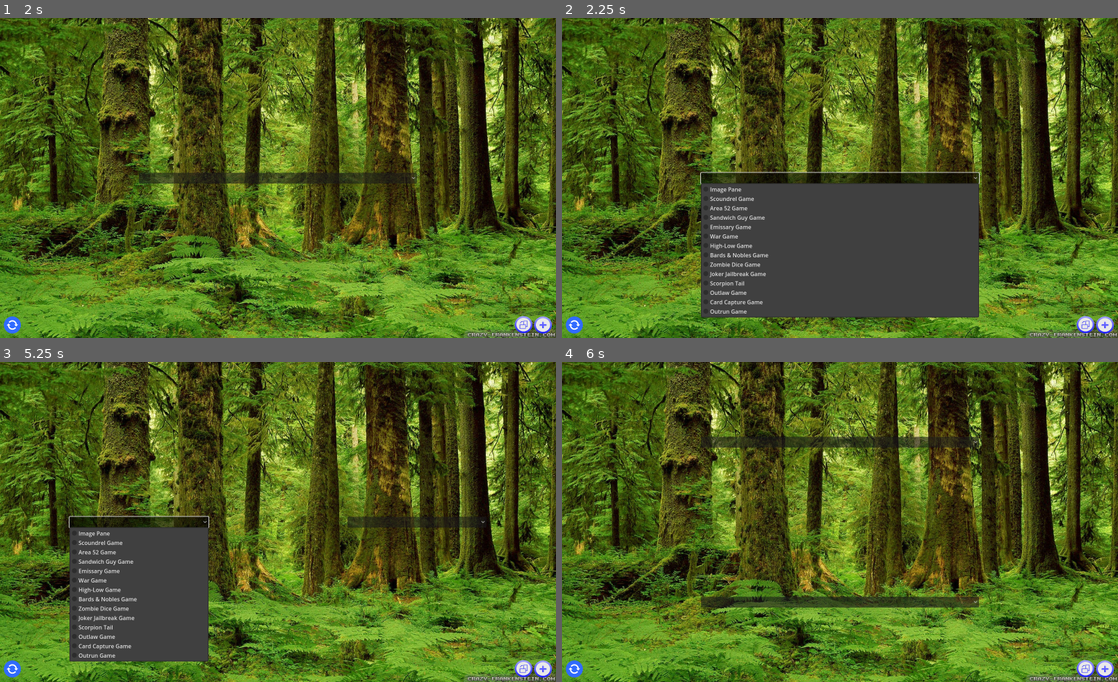
Above: before the commit, frames 1-4 (two rows, left to right).
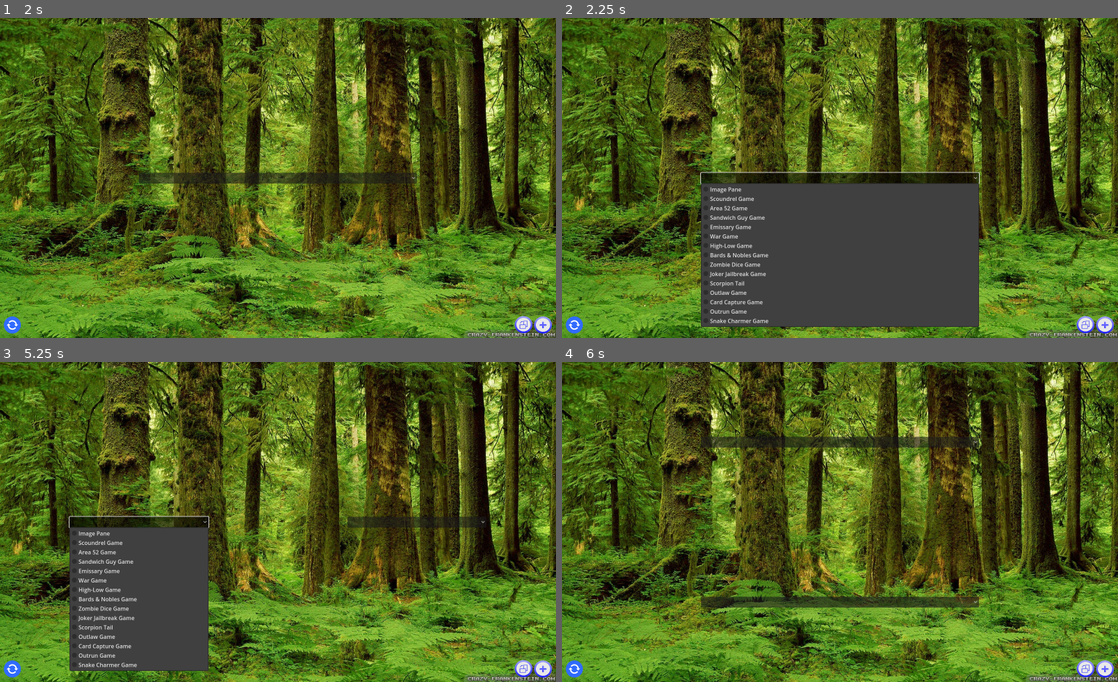
Above: after the commit, the same moments.

Repository: bcgardner2012/multipane
Game: Godot game, scene res://scenes/main.tscn
Same seed, same stepped clock (60 frames per second), same inputs: the game is played once before the commit and once after it.
Inputs (mouse positions are in pixels of both pictures, inside the frame that each line leads up to):
- Up to frame 1 (2 s): click (522, 325) at 0.5 s; click (544, 325) at 1.25 s
- Up to frame 2 (2.25 s): click (840, 178) at 2 s
- Up to frame 3 (5.25 s): click (278, 522) at 2.75 s; click (522, 669) at 3.5 s; click (544, 669) at 4.25 s; click (139, 522) at 5.02 s
- Up to frame 4 (6 s): click (1084, 669) at 5.75 s

Frame 1 is identical in both runs. In frame 2, 1.5% of the frame differs, in the area x 25-75%, y 93-97%; in frame 3, 0.8%; in frame 4, nothing differs.

Commit message:
add snake charmer

Diff:
--- a/scenes/pane.tscn
+++ b/scenes/pane.tscn
@@ -41,6 +41,7 @@
 [ext_resource type="Script" uid="uid://b80748isileax" path="res://scripts/card_capture_game_plug.gd" id="13_ooiuq"]
 [ext_resource type="Texture2D" uid="uid://cv5px3rxkku6y" path="res://assets/unlinked.png" id="14_lpq5f"]
 [ext_resource type="Script" uid="uid://cbp0u0cpv7k5p" path="res://scripts/outrun_game_plug.gd" id="14_o7dbf"]
+[ext_resource type="Script" uid="uid://ciffps4tw24ab" path="res://scripts/snake_charmer_game_plug.gd" id="15_iekp8"]
 [ext_resource type="Script" uid="uid://dvu4sciwxhw4c" path="res://scripts/hotlinker.gd" id="15_xq7uq"]
 [ext_resource type="Texture2D" uid="uid://05gyxubk1pn6" path="res://assets/linked.png" id="16_bcyca"]
 [ext_resource type="Script" uid="uid://d571nsxmjowr" path="res://scripts/control_holder.gd" id="30_xrk25"]
@@ -113,6 +114,10 @@
 
 [node name="OutrunGamePlug" type="Node" parent="." node_paths=PackedStringArray("portrait")]
 script = ExtResource("14_o7dbf")
+portrait = NodePath("../PortraitHolder/Portrait")
+
+[node name="SnakeCharmerGamePlug" type="Node" parent="." node_paths=PackedStringArray("portrait")]
+script = ExtResource("15_iekp8")
 portrait = NodePath("../PortraitHolder/Portrait")
 
 [node name="SuitIcon" type="TextureRect" parent="."]
--- a/scenes/pane_selector_pane.tscn
+++ b/scenes/pane_selector_pane.tscn
@@ -21,7 +21,7 @@
 offset_bottom = 10.0
 grow_horizontal = 2
 grow_vertical = 2
-item_count = 14
+item_count = 15
 popup/item_0/text = "Image Pane"
 popup/item_0/id = 0
 popup/item_1/text = "Scoundrel Game"
@@ -50,6 +50,8 @@
 popup/item_12/id = 12
 popup/item_13/text = "Outrun Game"
 popup/item_13/id = 13
+popup/item_14/text = "Snake Charmer Game"
+popup/item_14/id = 14
 script = ExtResource("1_croqb")
 
 [connection signal="item_selected" from="PaneSelector" to="PaneSelector" method="_on_item_selected"]
--- /dev/null
+++ b/scenes/snake_charmer_game.tscn
@@ -0,0 +1,379 @@
+[gd_scene load_steps=14 format=3 uid="uid://b51sk2cnr246l"]
+
+[ext_resource type="Script" uid="uid://caviucel3nj8v" path="res://scripts/snake_charmer_game_pane.gd" id="1_r8ane"]
+[ext_resource type="Script" uid="uid://bh0bp3kckk80x" path="res://scripts/snake_charmer_game_player.gd" id="1_ubm8x"]
+[ext_resource type="Texture2D" uid="uid://ckm2mt5k1ga8s" path="res://assets/notes.png" id="1_yeqn8"]
+[ext_resource type="Texture2D" uid="uid://mf8do06mku8p" path="res://assets/broadcast.png" id="2_xpwmi"]
+[ext_resource type="Texture2D" uid="uid://bcbdvvxpyw64h" path="res://assets/cancel.png" id="3_u3x8p"]
+[ext_resource type="Script" uid="uid://b5liexi4o5qrg" path="res://scripts/notes.gd" id="4_8svoe"]
+[ext_resource type="Texture2D" uid="uid://cs7voro0nc8le" path="res://assets/snake.png" id="4_xpwmi"]
+[ext_resource type="Texture2D" uid="uid://dj3rxluc7rrno" path="res://assets/running man white.png" id="5_u3x8p"]
+[ext_resource type="PackedScene" uid="uid://b2vbyy4hg2ko7" path="res://scenes/d6.tscn" id="7_hxdtu"]
+[ext_resource type="Script" uid="uid://bi34c66mh8d6a" path="res://scripts/snake_charmer_warnings_holder.gd" id="9_hxdtu"]
+
+[sub_resource type="LabelSettings" id="LabelSettings_ubm8x"]
+font_size = 24
+font_color = Color(1, 0, 0, 1)
+
+[sub_resource type="LabelSettings" id="LabelSettings_r8ane"]
+font_size = 24
+font_color = Color(0, 0, 1, 1)
+
+[sub_resource type="LabelSettings" id="LabelSettings_r38xn"]
+font_size = 24
+font_color = Color(0, 1, 0, 1)
+
+[node name="SnakeCharmerGame" type="Control"]
+layout_mode = 3
+anchors_preset = 15
+anchor_right = 1.0
+anchor_bottom = 1.0
+grow_horizontal = 2
+grow_vertical = 2
+script = ExtResource("1_r8ane")
+
+[node name="SnakeCharmerGamePlayer" type="Node" parent="." node_paths=PackedStringArray("snake_die", "red_die", "blue_die", "green_die", "red_label", "blue_label", "green_label", "red_man", "blue_man", "green_man")]
+script = ExtResource("1_ubm8x")
+snake_die = NodePath("../PlayArea/Snake/D6")
+red_die = NodePath("../PlayArea/RedDice/D6")
+blue_die = NodePath("../PlayArea/BlueDice/D6")
+green_die = NodePath("../PlayArea/GreenDice/D6")
+red_label = NodePath("../PlayArea/RedMan/Label")
+blue_label = NodePath("../PlayArea/BlueMan/Label")
+green_label = NodePath("../PlayArea/GreenMan/Label")
+red_man = NodePath("../PlayArea/RedMan")
+blue_man = NodePath("../PlayArea/BlueMan")
+green_man = NodePath("../PlayArea/GreenMan")
+
+[node name="Toolbar" type="FoldableContainer" parent="."]
+layout_mode = 1
+anchors_preset = -1
+anchor_left = 1.0
+anchor_right = 1.0
+anchor_bottom = 0.89400005
+offset_left = -67.0
+offset_bottom = 1.6879883
+grow_horizontal = 0
+grow_vertical = 2
+mouse_filter = 1
+title = "Tools"
+
+[node name="VBoxContainer" type="VBoxContainer" parent="Toolbar"]
+layout_mode = 2
+mouse_filter = 2
+
+[node name="NotesTool" type="TextureRect" parent="Toolbar/VBoxContainer"]
+layout_mode = 2
+texture = ExtResource("1_yeqn8")
+expand_mode = 4
+stretch_mode = 4
+
+[node name="BroadcastTool" type="TextureRect" parent="Toolbar/VBoxContainer"]
+layout_mode = 2
+texture = ExtResource("2_xpwmi")
+expand_mode = 4
+stretch_mode = 4
+
+[node name="CloseTool" type="TextureRect" parent="Toolbar/VBoxContainer"]
+layout_mode = 2
+texture = ExtResource("3_u3x8p")
+expand_mode = 4
+stretch_mode = 4
+
+[node name="PlayArea" type="Control" parent="."]
+layout_mode = 1
+anchor_left = 0.2
+anchor_right = 0.9
+anchor_bottom = 1.0
+
+[node name="Snake" type="TextureRect" parent="PlayArea"]
+layout_mode = 1
+anchors_preset = 4
+anchor_top = 0.5
+anchor_bottom = 0.5
+offset_top = -63.0
+offset_right = 126.0
+offset_bottom = 63.0
+grow_vertical = 2
+texture = ExtResource("4_xpwmi")
+expand_mode = 1
+stretch_mode = 5
+
+[node name="D6" parent="PlayArea/Snake" instance=ExtResource("7_hxdtu")]
+visible = false
+layout_mode = 1
+anchors_preset = -1
+anchor_left = 0.0
+anchor_right = 0.0
+offset_left = 43.0
+offset_top = 74.0
+offset_right = 75.0
+offset_bottom = 114.0
+grow_horizontal = 1
+
+[node name="RedMan" type="TextureRect" parent="PlayArea"]
+modulate = Color(1, 0, 0, 1)
+layout_mode = 1
+anchors_preset = -1
+anchor_top = 0.5
+anchor_bottom = 0.5
+offset_left = 255.0
+offset_top = -212.0
+offset_right = 339.0
+offset_bottom = -128.0
+grow_vertical = 2
+texture = ExtResource("5_u3x8p")
+expand_mode = 1
+stretch_mode = 5
+flip_h = true
+
+[node name="Label" type="Label" parent="PlayArea/RedMan"]
+layout_mode = 1
+anchors_preset = 8
+anchor_left = 0.5
+anchor_top = 0.5
+anchor_right = 0.5
+anchor_bottom = 0.5
+offset_left = -20.0
+offset_top = -67.0
+offset_right = 20.0
+offset_bottom = -44.0
+grow_horizontal = 2
+grow_vertical = 2
+text = "3"
+horizontal_alignment = 1
+
+[node name="BlueMan" type="TextureRect" parent="PlayArea"]
+modulate = Color(0, 0, 1, 1)
+layout_mode = 1
+anchors_preset = -1
+anchor_top = 0.5
+anchor_bottom = 0.5
+offset_left = 254.0
+offset_top = -30.0
+offset_right = 338.0
+offset_bottom = 54.0
+grow_vertical = 2
+texture = ExtResource("5_u3x8p")
+expand_mode = 1
+stretch_mode = 5
+flip_h = true
+
+[node name="Label" type="Label" parent="PlayArea/BlueMan"]
+layout_mode = 1
+anchors_preset = 8
+anchor_left = 0.5
+anchor_top = 0.5
+anchor_right = 0.5
+anchor_bottom = 0.5
+offset_left = -20.0
+offset_top = -67.0
+offset_right = 20.0
+offset_bottom = -44.0
+grow_horizontal = 2
+grow_vertical = 2
+text = "3"
+horizontal_alignment = 1
+
+[node name="GreenMan" type="TextureRect" parent="PlayArea"]
+modulate = Color(0, 0.8117647, 0, 1)
+layout_mode = 1
+anchors_preset = -1
+anchor_top = 0.5
+anchor_bottom = 0.5
+offset_left = 257.0
+offset_top = 140.0
+offset_right = 341.0
+offset_bottom = 224.0
+grow_vertical = 2
+texture = ExtResource("5_u3x8p")
+expand_mode = 1
+stretch_mode = 5
+flip_h = true
+
+[node name="Label" type="Label" parent="PlayArea/GreenMan"]
+layout_mode = 1
+anchors_preset = 8
+anchor_left = 0.5
+anchor_top = 0.5
+anchor_right = 0.5
+anchor_bottom = 0.5
+offset_left = -20.0
+offset_top = -67.0
+offset_right = 20.0
+offset_bottom = -44.0
+grow_horizontal = 2
+grow_vertical = 2
+text = "3"
+horizontal_alignment = 1
+
+[node name="RedDice" type="Control" parent="PlayArea"]
+layout_mode = 1
+anchors_preset = 4
+anchor_top = 0.5
+anchor_bottom = 0.5
+offset_left = 181.0
+offset_top = -174.0
+offset_right = 181.0
+offset_bottom = -174.0
+grow_horizontal = 2
+grow_vertical = 2
+
+[node name="D6" parent="PlayArea/RedDice" instance=ExtResource("7_hxdtu")]
+visible = false
+modulate = Color(1, 0.4117647, 0.53333336, 1)
+layout_mode = 0
+anchors_preset = 0
+anchor_left = 0.0
+anchor_top = 0.0
+anchor_right = 0.0
+anchor_bottom = 0.0
+offset_left = 0.0
+offset_top = 0.0
+offset_right = 32.0
+offset_bottom = 40.0
+grow_horizontal = 1
+grow_vertical = 1
+
+[node name="BlueDice" type="Control" parent="PlayArea"]
+layout_mode = 1
+anchors_preset = 4
+anchor_top = 0.5
+anchor_bottom = 0.5
+offset_left = 175.0
+offset_right = 175.0
+grow_horizontal = 2
+grow_vertical = 2
+
+[node name="D6" parent="PlayArea/BlueDice" instance=ExtResource("7_hxdtu")]
+visible = false
+modulate = Color(0.36862746, 0.77254903, 0.7882353, 1)
+layout_mode = 0
+anchors_preset = 0
+anchor_left = 0.0
+anchor_top = 0.0
+anchor_right = 0.0
+anchor_bottom = 0.0
+offset_left = 0.0
+offset_top = 0.0
+offset_right = 32.0
+offset_bottom = 40.0
+grow_horizontal = 1
+grow_vertical = 1
+
+[node name="GreenDice" type="Control" parent="PlayArea"]
+layout_mode = 1
+anchors_preset = 4
+anchor_top = 0.5
+anchor_bottom = 0.5
+offset_left = 171.0
+offset_top = 174.0
+offset_right = 171.0
+offset_bottom = 174.0
+grow_horizontal = 2
+grow_vertical = 2
+
+[node name="D6" parent="PlayArea/GreenDice" instance=ExtResource("7_hxdtu")]
+visible = false
+modulate = Color(0.21568628, 0.8392157, 0.32941177, 1)
+layout_mode = 0
+anchors_preset = 0
+anchor_left = 0.0
+anchor_top = 0.0
+anchor_right = 0.0
+anchor_bottom = 0.0
+offset_left = 0.0
+offset_top = 0.0
+offset_right = 32.0
+offset_bottom = 40.0
+grow_horizontal = 1
+grow_vertical = 1
+
+[node name="Notes" type="TextEdit" parent="."]
+layout_mode = 1
+anchors_preset = -1
+anchor_left = 0.005
+anchor_top = 0.15
+anchor_right = 0.18
+anchor_bottom = 0.9
+offset_right = 8.0
+grow_vertical = 2
+text = "Instructions:
+- Click the snake to start
+- The game will proceed
+automatically because it is 100%
+luck based.
+- At the start of each round, the
+snake will roll its die. The players
+all try to roll this number next.
+- Players who match the snake's roll
+move close to the snake, others are
+out of the round.
+- In case of a tie, the tying players
+keep rolling until only 1 has  a
+match.
+- When only one player is near the
+snake, they may roll again. If they
+match the snake's roll while close to
+it, they capture the snake and win
+the game.
+- If the player is near the snake and
+rolls any number other than the
+snake's, it bites them, reducing
+their health by 1. After 3 bites, that
+player dies and is out of the game.
+- Last one standing also wins."
+placeholder_text = "Add any notes here..."
+script = ExtResource("4_8svoe")
+
+[node name="WarningsHolder" type="Control" parent="."]
+layout_mode = 1
+anchors_preset = 5
+anchor_left = 0.5
+anchor_right = 0.5
+offset_left = -20.0
+offset_right = 20.0
+offset_bottom = 40.0
+grow_horizontal = 2
+script = ExtResource("9_hxdtu")
+
+[node name="RedWon" type="Label" parent="WarningsHolder"]
+visible = false
+layout_mode = 1
+anchors_preset = -1
+offset_left = -200.0
+offset_right = 207.0
+offset_bottom = 34.0
+text = "Red Won!"
+label_settings = SubResource("LabelSettings_ubm8x")
+horizontal_alignment = 1
+
+[node name="BlueWon" type="Label" parent="WarningsHolder"]
+visible = false
+layout_mode = 1
+anchors_preset = -1
+offset_left = -200.0
+offset_right = 207.0
+offset_bottom = 34.0
+text = "Blue Won!"
+label_settings = SubResource("LabelSettings_r8ane")
+horizontal_alignment = 1
+
+[node name="GreenWon" type="Label" parent="WarningsHolder"]
+visible = false
+layout_mode = 1
+anchors_preset = -1
+offset_left = -200.0
+offset_right = 207.0
+offset_bottom = 34.0
+text = "Green Won!"
+label_settings = SubResource("LabelSettings_r38xn")
+horizontal_alignment = 1
+
+[connection signal="blue_won" from="SnakeCharmerGamePlayer" to="WarningsHolder" method="_on_snake_charmer_game_player_blue_won"]
+[connection signal="green_won" from="SnakeCharmerGamePlayer" to="WarningsHolder" method="_on_snake_charmer_game_player_green_won"]
+[connection signal="red_won" from="SnakeCharmerGamePlayer" to="WarningsHolder" method="_on_snake_charmer_game_player_red_won"]
+[connection signal="gui_input" from="Toolbar/VBoxContainer/NotesTool" to="Notes" method="_on_notes_tool_gui_input"]
+[connection signal="gui_input" from="Toolbar/VBoxContainer/BroadcastTool" to="." method="_on_broadcast_tool_gui_input"]
+[connection signal="gui_input" from="Toolbar/VBoxContainer/CloseTool" to="." method="_on_close_tool_gui_input"]
+[connection signal="gui_input" from="PlayArea/Snake" to="SnakeCharmerGamePlayer" method="_on_snake_gui_input"]
--- a/scripts/pane.gd
+++ b/scripts/pane.gd
@@ -82,6 +82,13 @@
 		ogp.attacked.connect($OutrunGamePlug.on_attacked)
 		ogp.captured.connect($OutrunGamePlug.on_captured)
 		ogp.game_started.connect($OutrunGamePlug.on_game_started)
+	elif from is SnakeCharmerGamePane:
+		var scgp = from as SnakeCharmerGamePane
+		scgp.player_bit.connect($SnakeCharmerGamePlug.on_player_bit)
+		scgp.player_lost.connect($SnakeCharmerGamePlug.on_player_lost)
+		scgp.player_trying_to_capture.connect($SnakeCharmerGamePlug.on_player_attempting_to_capture)
+		scgp.player_won.connect($SnakeCharmerGamePlug.on_player_won)
+		scgp.player_rolled.connect($SnakeCharmerGamePlug.on_player_rolled)
 
 func _on_suit_icon_tune_suit_channel(channel: int) -> void:
 	suit_channel = channel
--- a/scripts/pane_selector.gd
+++ b/scripts/pane_selector.gd
@@ -17,6 +17,7 @@
 const OUTLAW_GAME := 11
 const CARD_CAPTURE_GAME := 12
 const OUTRUN_GAME := 13
+const SNAKE_CHARMER_GAME := 14
 
 func _on_item_selected(index: int) -> void:
 	var panes_node = get_parent().get_parent()
@@ -48,6 +49,8 @@
 		panes_node.queue_add_card_capture_game_pane()
 	elif index == OUTRUN_GAME:
 		panes_node.queue_add_outrun_game_pane()
+	elif index == SNAKE_CHARMER_GAME:
+		panes_node.queue_add_snake_charmer_game_pane()
 
 	if index >= 0:
 		get_parent().free()
--- a/scripts/panes.gd
+++ b/scripts/panes.gd
@@ -21,6 +21,7 @@
 @onready var outlaw_game_scene = preload("res://scenes/outlaw_game.tscn")
 @onready var card_capture_game_scene = preload("res://scenes/card_capture_game.tscn")
 @onready var outrun_game_scene = preload("res://scenes/outrun_game.tscn")
+@onready var snake_charmer_game_scene = preload("res://scenes/snake_charmer_game.tscn")
 
 @onready var orientation = Orientation.PORTRAIT
 
@@ -39,6 +40,7 @@
 var should_add_outlaw_game_pane: bool
 var should_add_card_capture_game_pane: bool
 var should_add_outrun_game_pane: bool
+var should_add_snake_charmer_game_pane: bool
 
 func queue_add_image_pane() -> void:
 	should_add_image_pane = true
@@ -81,6 +83,9 @@
 
 func queue_add_outrun_game_pane() -> void:
 	should_add_outrun_game_pane = true
+
+func queue_add_snake_charmer_game_pane() -> void:
+	should_add_snake_charmer_game_pane = true
 
 func _add_pane(scene: Resource) -> void:
 	# we are designing with up to 4 panes in mind
@@ -134,6 +139,9 @@
 	elif should_add_outrun_game_pane:
 		_add_pane(outrun_game_scene)
 		should_add_outrun_game_pane = false
+	elif should_add_snake_charmer_game_pane:
+		_add_pane(snake_charmer_game_scene)
+		should_add_snake_charmer_game_pane = false
 
 	if childCount != get_child_count():
 		if childCount > get_child_count():
--- /dev/null
+++ b/scripts/snake_charmer_game_pane.gd
@@ -0,0 +1,8 @@
+extends GamePane
+class_name SnakeCharmerGamePane
+
+signal player_bit(index: int)
+signal player_lost(index: int)
+signal player_trying_to_capture(index: int)
+signal player_won(index: int)
+signal player_rolled(index: int)
--- /dev/null
+++ b/scripts/snake_charmer_game_player.gd
@@ -0,0 +1,195 @@
+extends Node
+class_name SnakeCharmerGamePlayer
+
+signal red_won()
+signal blue_won()
+signal green_won()
+
+const RED = 0
+const BLUE = 1
+const GREEN = 2
+
+@export var snake_die: D6
+@export var red_die: D6
+@export var blue_die: D6
+@export var green_die: D6
+@export var red_label: Label
+@export var blue_label: Label
+@export var green_label: Label
+@export var red_man: Control
+@export var blue_man: Control
+@export var green_man: Control
+
+var _game_started: bool
+
+var red_hp: int = 3
+var blue_hp: int = 3
+var green_hp: int = 3
+
+var snake_roll: int
+var red_roll: int
+var blue_roll: int
+var green_roll: int
+
+var red_active: bool = true
+var blue_active: bool = true
+var green_active: bool = true
+
+var _timer: float
+const TICK_RATE = 1.0 # seconds
+
+var _signals: SnakeCharmerGamePane
+
+# Called every frame. 'delta' is the elapsed time since the previous frame.
+func _process(delta: float) -> void:
+	if _game_started:
+		_timer += delta
+		if _timer >= TICK_RATE:
+			_timer = 0.0
+			_do_round()
+
+
+func _on_snake_gui_input(event: InputEvent) -> void:
+	if not _game_started and ClickHelper.is_left_click(event):
+		_signals = get_parent()
+		_game_started = true
+		_reroll_all_dice()
+
+func _reroll_all_dice() -> void:
+	snake_die.visible = true
+	if red_hp > 0:
+		red_die.visible = true
+		red_roll = red_die.roll()
+	if blue_hp > 0:
+		blue_die.visible = true
+		blue_roll = blue_die.roll()
+	if green_hp > 0:
+		green_die.visible = true
+		green_roll = green_die.roll()
+
+	snake_roll = snake_die.roll()
+
+func _do_round() -> void:
+	# if only 1 is active, we are close to the snake. This roll determines win.
+	if _only_red_active():
+		if red_roll != snake_roll:
+			red_active = false
+			red_hp -= 1
+			if red_hp <= 0:
+				red_man.visible = false
+				red_die.visible = false
+				_signals.player_lost.emit(RED)
+			else:
+				_signals.player_bit.emit(RED)
+		else:
+			red_won.emit()
+			_game_started = false
+	elif _only_blue_active():
+		if blue_roll != snake_roll:
+			blue_active = false
+			blue_hp -= 1
+			if blue_hp <= 0:
+				blue_man.visible = false
+				blue_die.visible = false
+				_signals.player_lost.emit(BLUE)
+			else:
+				_signals.player_bit.emit(BLUE)
+		else:
+			blue_won.emit()
+			_game_started = false
+	elif _only_green_active():
+		if green_roll != snake_roll:
+			green_active = false
+			green_hp -= 1
+			if green_hp <= 0:
+				green_man.visible = false
+				green_die.visible = false
+				_signals.player_lost.emit(GREEN)
+			else:
+				_signals.player_bit.emit(GREEN)
+		else:
+			green_won.emit()
+			_game_started = false
+	else:
+		if red_active and red_roll != snake_roll:
+			red_active = false
+			red_die.visible = false
+			_signals.player_rolled.emit(RED)
+		if blue_active and blue_roll != snake_roll:
+			blue_active = false
+			blue_die.visible = false
+			_signals.player_rolled.emit(BLUE)
+		if green_active and green_roll != snake_roll:
+			green_active = false
+			green_die.visible = false
+			_signals.player_rolled.emit(GREEN)
+
+		if _only_red_active():
+			_signals.player_trying_to_capture.emit(RED)
+		if _only_blue_active():
+			_signals.player_trying_to_capture.emit(BLUE)
+		if _only_green_active():
+			_signals.player_trying_to_capture.emit(GREEN)
+
+	# if only 1 alive, they win
+	if _only_red_alive():
+		red_won.emit()
+		_signals.player_won.emit(RED)
+		_game_started = false
+	elif _only_blue_alive():
+		blue_won.emit()
+		_signals.player_won.emit(BLUE)
+		_game_started = false
+	elif _only_green_alive():
+		green_won.emit()
+		_signals.player_won.emit(GREEN)
+		_game_started = false
+	elif _all_inactive():
+		_activate_all()
+		_reroll_all_dice()
+	else:
+		_reroll_actives()
+
+	_update_labels()
+
+func _all_inactive() -> bool:
+	return not red_active and not blue_active and not green_active
+
+func _reroll_actives() -> void:
+	if red_active:
+		red_roll = red_die.roll()
+	if blue_active:
+		blue_roll = blue_die.roll()
+	if green_active:
+		green_roll = green_die.roll()
+
+func _only_red_active() -> bool:
+	return red_active and not blue_active and not green_active
+
+func _only_blue_active() -> bool:
+	return not red_active and blue_active and not green_active
+
+func _only_green_active() -> bool:
+	return not red_active and not blue_active and green_active
+
+func _update_labels() -> void:
+	red_label.text = str(red_hp)
+	blue_label.text = str(blue_hp)
+	green_label.text = str(green_hp)
+
+func _activate_all() -> void:
+	if red_hp > 0:
+		red_active = true
+	if blue_hp > 0:
+		blue_active = true
+	if green_hp > 0:
+		green_active = true
+
+func _only_red_alive() -> bool:
+	return red_hp > 0 and blue_hp <= 0 and green_hp <= 0
+
+func _only_blue_alive() -> bool:
+	return red_hp <= 0 and blue_hp > 0 and green_hp <= 0
+
+func _only_green_alive() -> bool:
+	return red_hp <= 0 and blue_hp <= 0 and green_hp > 0
--- /dev/null
+++ b/scripts/snake_charmer_game_plug.gd
@@ -0,0 +1,22 @@
+extends GamePlug
+class_name SnakeCharmerGamePlug
+
+func on_player_bit(index: int) -> void:
+	if index == _get_suit_channel():
+		portrait.try_load_random_image_from_subdir("bit")
+
+func on_player_lost(index: int) -> void:
+	if index == _get_suit_channel():
+		portrait.try_load_random_image_from_subdir("lost")
+
+func on_player_attempting_to_capture(index: int) -> void:
+	if index == _get_suit_channel():
+		portrait.try_load_random_image_from_subdir("close")
+
+func on_player_won(index: int) -> void:
+	if index == _get_suit_channel():
+		portrait.try_load_random_image_from_subdir("won")
+
+func on_player_rolled(index: int) -> void:
+	if index == _get_suit_channel():
+		portrait.try_load_random_image_from_subdir("roll")
--- /dev/null
+++ b/scripts/snake_charmer_warnings_holder.gd
@@ -0,0 +1,14 @@
+extends WarningsHolder
+class_name SnakeCharmerWarningsHolder
+
+
+func _on_snake_charmer_game_player_red_won() -> void:
+	_show_warning($RedWon)
+
+
+func _on_snake_charmer_game_player_green_won() -> void:
+	_show_warning($GreenWon)
+
+
+func _on_snake_charmer_game_player_blue_won() -> void:
+	_show_warning($BlueWon)
Binary file added: assets/snake.png
Not shown, added: assets/snake.png.import
Not shown: 1 places in scenes/pane.tscn that only renumber resources
Not shown, added: scripts/snake_charmer_game_pane.gd.uid
Not shown, added: scripts/snake_charmer_game_player.gd.uid
Not shown, added: scripts/snake_charmer_game_plug.gd.uid
Not shown, added: scripts/snake_charmer_warnings_holder.gd.uid
